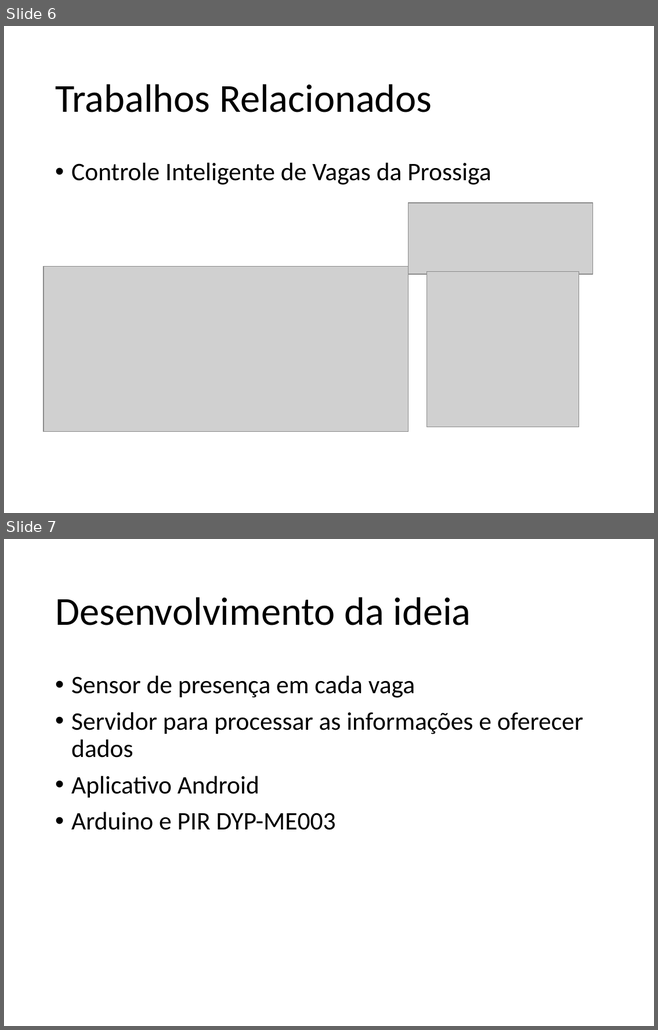
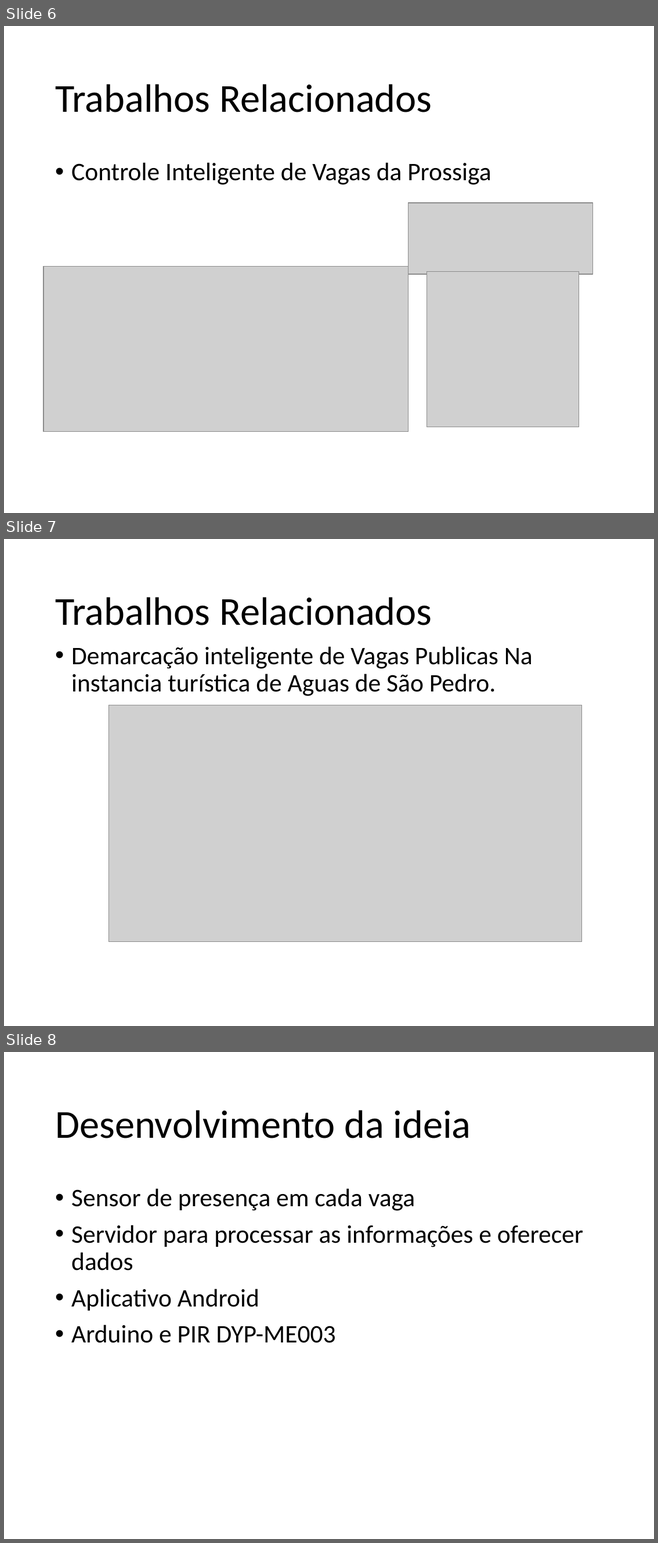
Before and after one commit to MortdecaiX/Oficina, a slide deck: Apresentação - Projeto.pptx. Shown one above the other, each under a label of ours: slides 6 and 7 before the commit, slides 6, 7 and 8 after it. The pictures are 658x1030 and 658x1543 pixels, drawn with LibreOffice and Linux fonts; fonts in the diff are those of the drawing; grey boxes stand for pictures; background and template pictures are left out. Boxes give left, top, right and bottom in pixels: in the first picture for what was removed or moved away, otherwise in the second. Text is boxed around its words. In the diff, an @@ line names an element or a change of style, - is before the commit and + after.

Commit message:
Adição da segunda apresentação do projeto

```diff
--- a/Apresentação - Projeto.pptx
+++ b/Apresentação - Projeto.pptx
@@ slide 7 added at (x1=4, y1=539, x2=654, y2=1026), background picture (left out) @@
@@ title added at (x1=55, y1=597, x2=432, y2=625), 44 pt, text #000000 @@
+Trabalhos Relacionados
@@ text added at (x1=71, y1=646, x2=532, y2=696), 28 pt, text #000000 @@
+• Demarcação inteligente de Vagas Publicas Na instancia turística de Aguas de São Pedro.
@@ picture added at (x1=109, y1=705, x2=582, y2=943) @@
@@ what was slide 7 is now slide 8 @@
```
Also in this commit, not shown: 2 other files.
